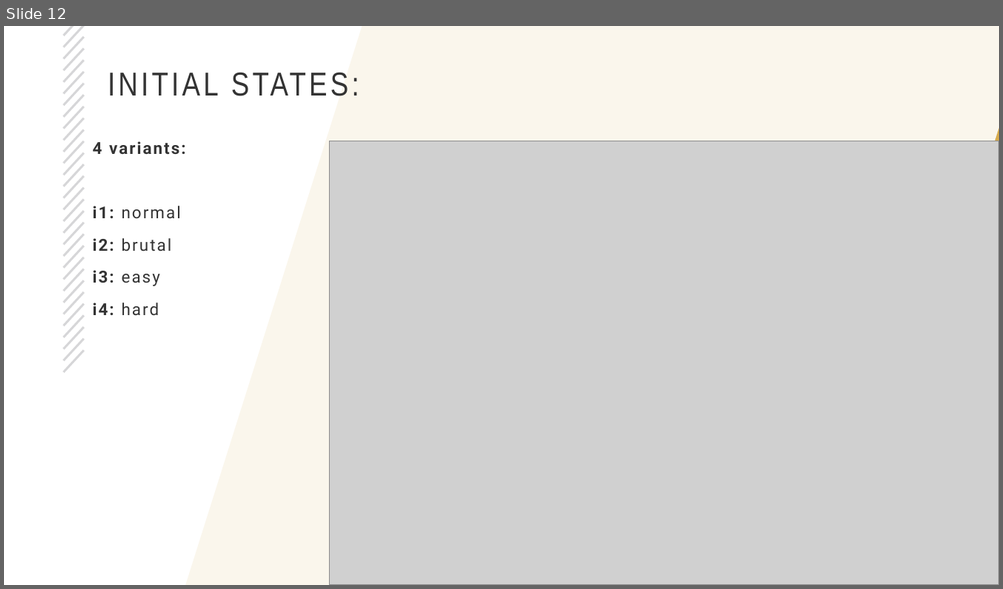
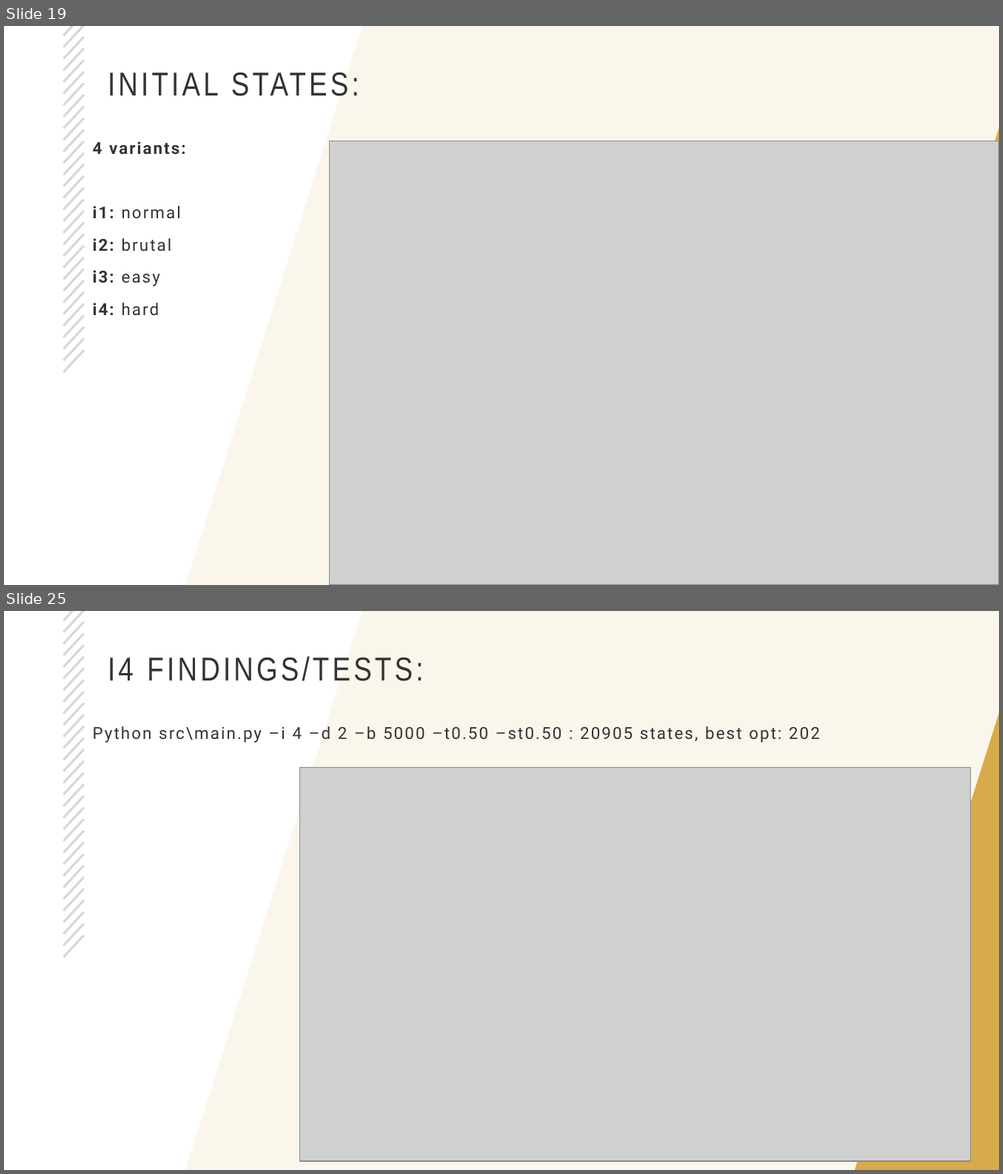
Before and after one commit to rich-java-dev/world-trade-ai-part1, a slide deck: CS5260-part1.pptx. Shown one above the other, each under a label of ours: slide 12 before the commit, slides 19 and 25 after it; the slides between them are not shown. The pictures are 1003x589 and 1003x1174 pixels, drawn with LibreOffice and Linux fonts; fonts in the diff are those of the drawing; grey boxes stand for pictures; background and template pictures are left out. Boxes give left, top, right and bottom in pixels: in the first picture for what was removed or moved away, otherwise in the second. Text is boxed around its words. In the diff, an @@ line names an element or a change of style, - is before the commit and + after.

```diff
--- a/CS5260-part1.pptx
+++ b/CS5260-part1.pptx
@@ slide 25 added at [4, 611, 999, 1170], background #FFFFFF; not listed: 32 template elements that a slide beside it also shows @@
@@ title added at [108, 656, 423, 681], 32 pt, text #333333 @@
+I4 FINDINGS/TESTS:
@@ text added at [93, 726, 819, 743], 16 pt, text #333333 @@
+Python src\main.py –i 4 –d 2 –b 5000 –t0.50 –st0.50 : 20905 states, best opt: 202
@@ picture added at [299, 768, 970, 1162] @@
@@ what was slide 12 is now slide 19 @@
```
Also in this commit, not shown: 3 slides changed, 15 other slides added, 5 slides removed, 15 other files.
